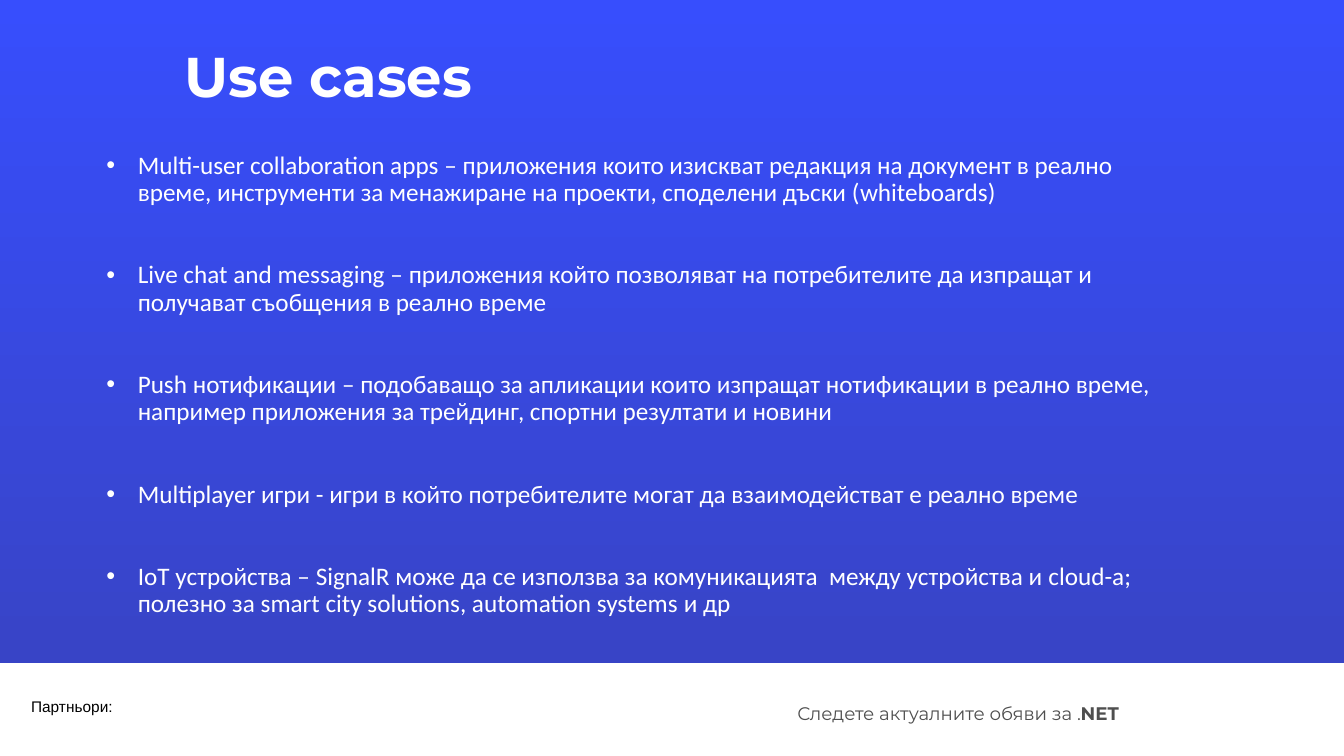
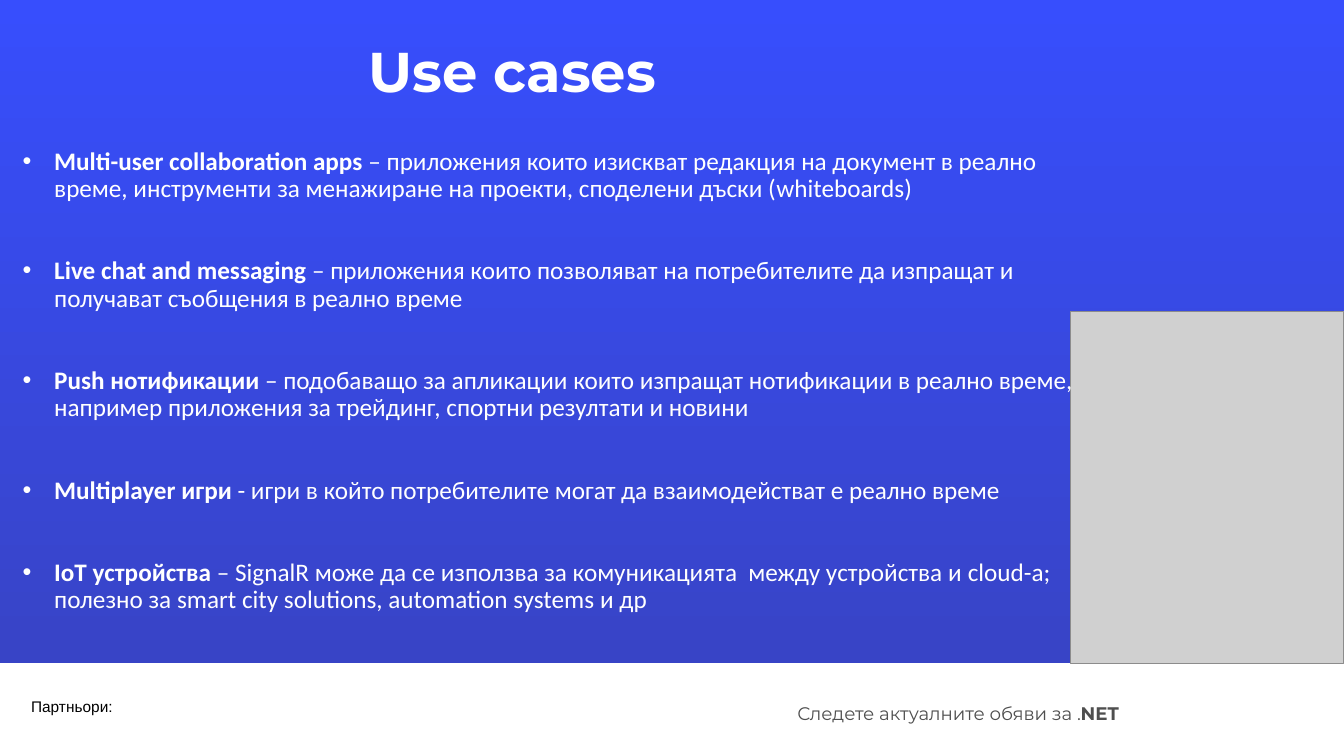
Before and after one commit to HristinaDAIS/SignalRDemo, a slide deck: slide 8 of SignalRPresentation/NET_May 2024.pptx (slide 7 before the commit). Drawn at 1344x756 pixels with LibreOffice and Linux fonts; fonts in the diff are those of the drawing; grey boxes stand for pictures; background and template pictures are left out. Boxes give left, top, right and bottom in pixels: in the first picture for what was removed or moved away, otherwise in the second. Text is boxed around its words. In the diff, an @@ line names an element or a change of style, - is before the commit and + after.

```diff
--- a/SignalRPresentation/NET_May 2024.pptx
+++ b/SignalRPresentation/NET_May 2024.pptx
@@ text "Use cases": place and size @@
-text "Use cases" at bbox=[185, 58, 471, 98]
+text "Use cases" at bbox=[369, 53, 655, 93]
@@ text "Multi-user collaboration apps – приложения ...": place and size @@
-text "Multi-user collaboration apps – приложения ..." at bbox=[138, 156, 1150, 590]
+text "Multi-user collaboration apps – приложения ..." at bbox=[54, 152, 1073, 612]
@@ text at bbox=[54, 152, 1073, 612]: bold on in "Multi-user collaboration apps", "Push нотификации", "Multiplayer игри", "IoT устройства" @@
@@ text at bbox=[54, 261, 1014, 311]: text changed @@
-• Live chat and messaging – приложения който позволяват на потребителите да изпращат и получават съобщения в реално време
+• Live chat and messaging – приложения които позволяват на потребителите да изпращат и получават съобщения в реално време
@@ picture added at bbox=[1071, 312, 1344, 664] @@
```
Also in this commit, not shown: 6 other slides changed, 4 slides added, 2 slides removed.
